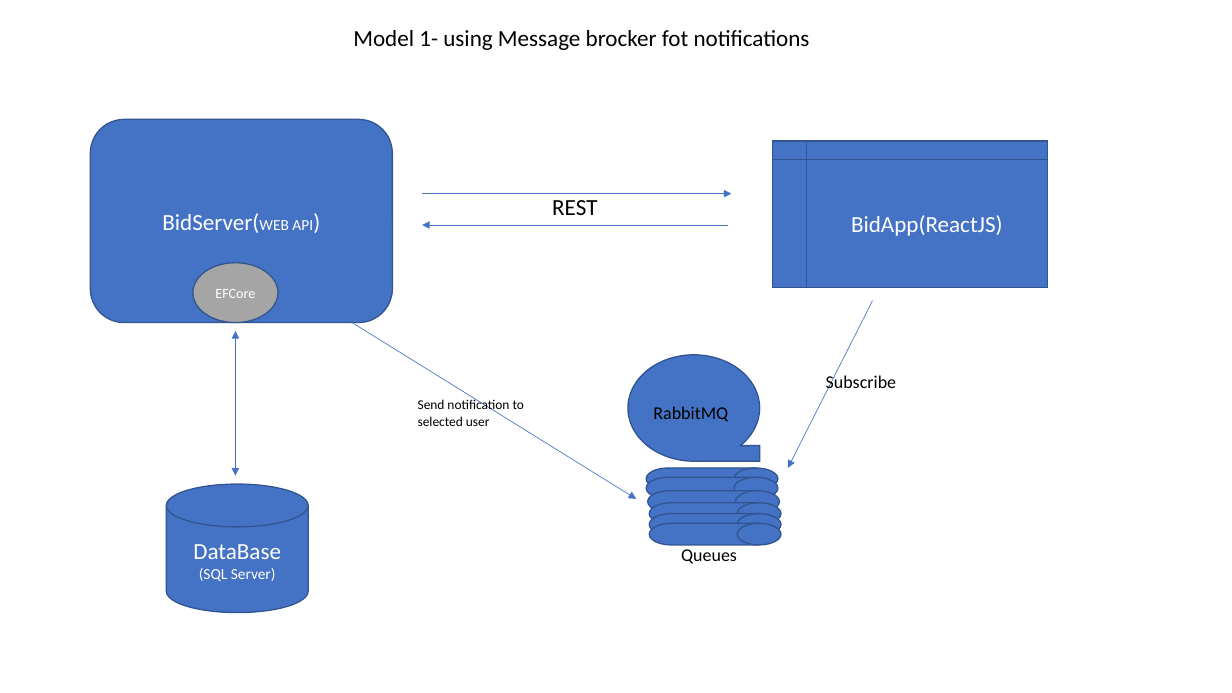
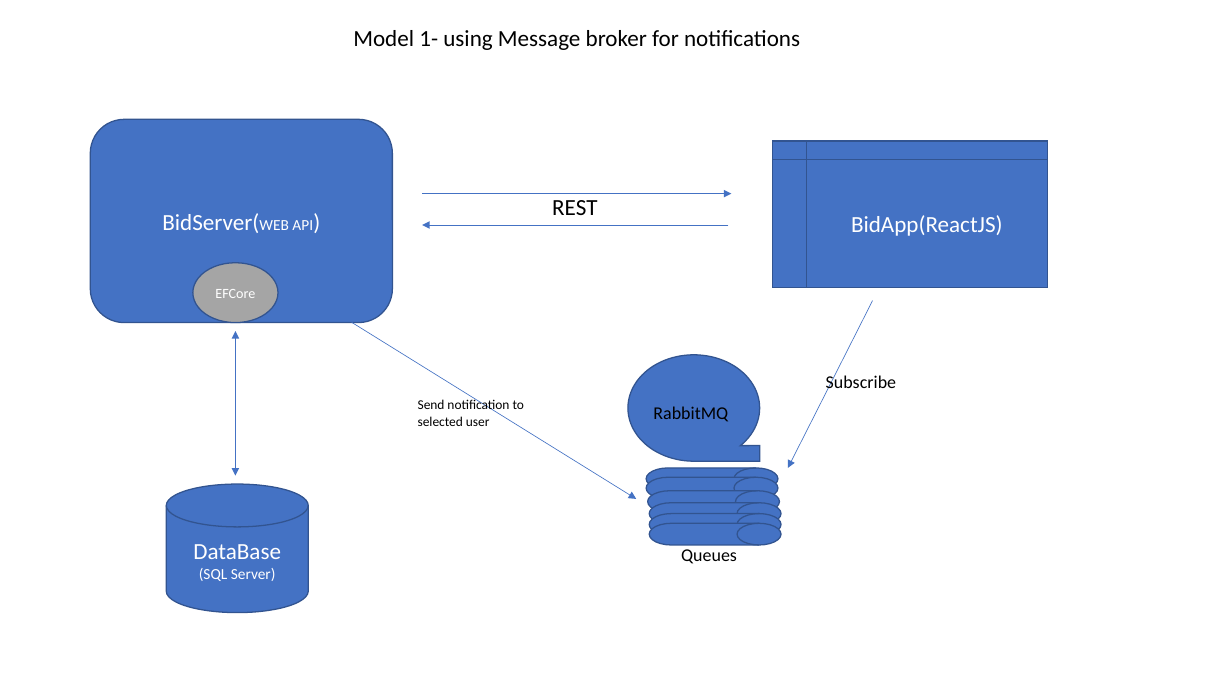
Before and after one commit to Shankp/BidSystem, a slide deck: slide 2 of Docs/Project_Design.pptx. Drawn at 1232x693 pixels with LibreOffice and Linux fonts; fonts in the diff are those of the drawing. Boxes give left, top, right and bottom in pixels: in the first picture for what was removed or moved away, otherwise in the second. Text is boxed around its words. In the diff, an @@ line names an element or a change of style, - is before the commit and + after.

```diff
--- a/Docs/Project_Design.pptx
+++ b/Docs/Project_Design.pptx
@@ text at bbox=[353, 30, 800, 50]: text changed @@
-Model 1- using Message brocker fot notifications
+Model 1- using Message broker for notifications
```
Also in this commit, not shown: 4 other files.
